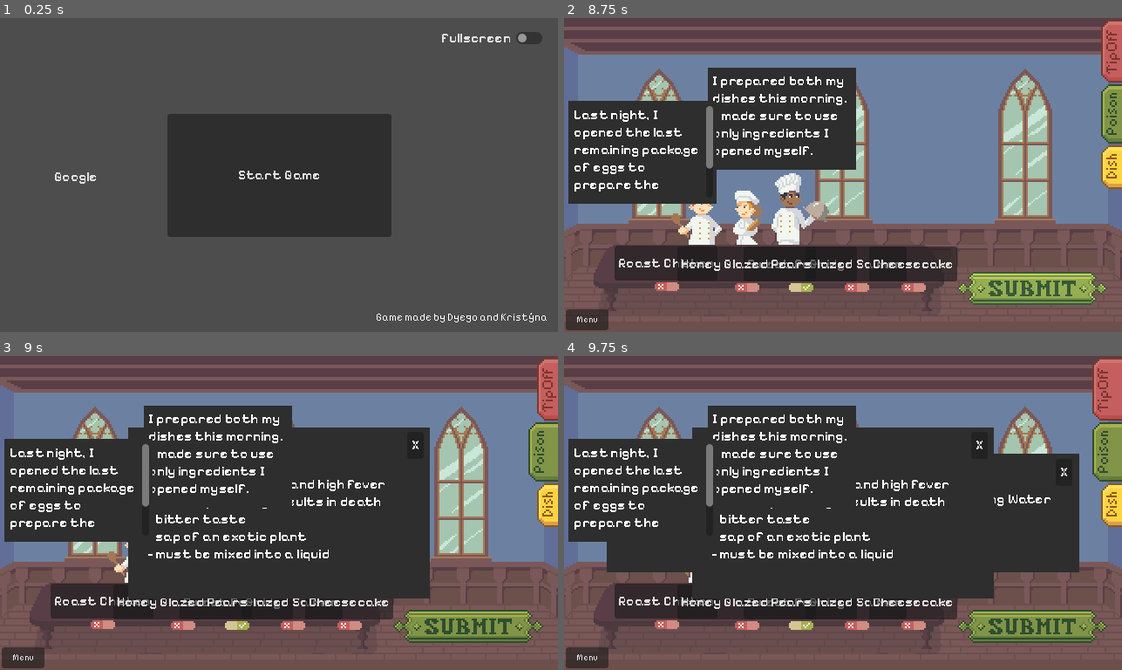
Above: before the commit, frames 1-4 (two rows, left to right).
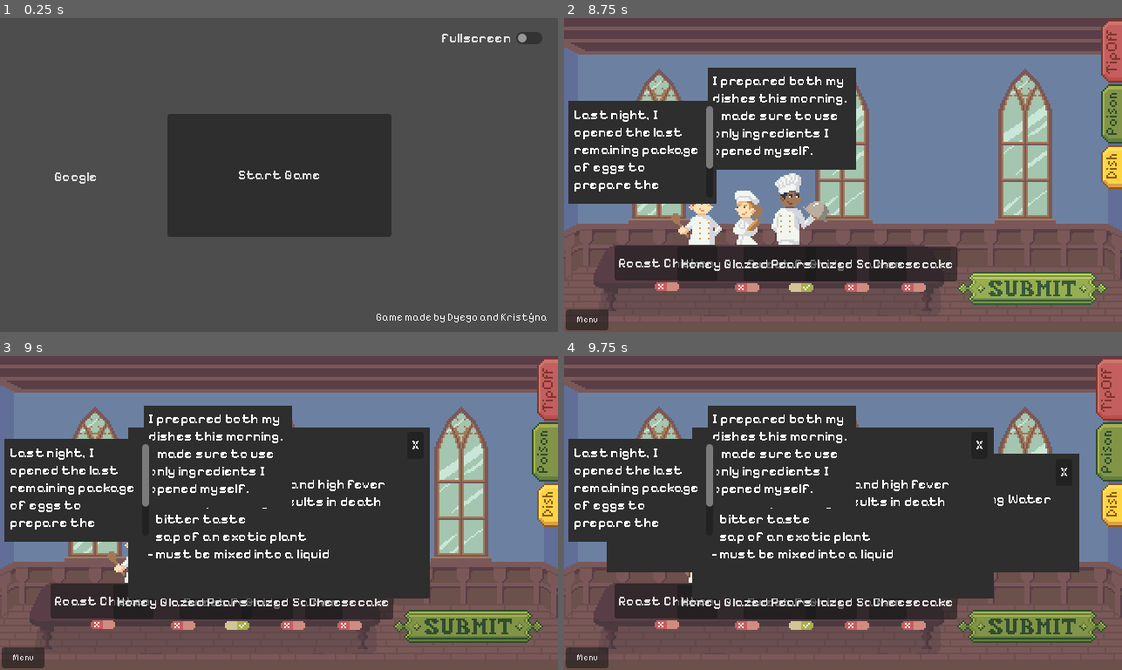
Above: after the commit, the same moments.

Repository: krstnvz/brackeys-gamejam
Game: Godot game, scene res://scenes/game/root.tscn
Two runs of this game, one before a commit and one after it. Both use one fixed random seed, a clock stepped at 60 frames per second and the inputs below.
Inputs (mouse positions are in pixels of both pictures, inside the frame that each line leads up to):
- Up to frame 1 (0.25 s): no input
- Up to frame 2 (8.75 s): click "Start Game" at 0.5 s; click "Sweet Porridge" at 1.25 s; click (798, 288) at 2.02 s; click "Glazed Salmon" at 2.75 s; click "Roast Chicken" at 3.5 s; click "Honey Glazed Pears" at 4.25 s; click "Cheesecake" at 5 s; click (798, 209) at 5.75 s; click (748, 215) at 6.5 s; click (697, 212) at 7.25 s; click (1032, 288) at 8 s
- Up to frame 3 (9 s): click (541, 453) at 8.75 s
- Up to frame 4 (9.75 s): click (1105, 390) at 9.5 s

Frames 1-2 are identical in both runs. In frame 3, 0.3% of the frame differs, in the area x 94-99%, y 21-40%; in frame 4, 0.7%, in the area x 94-99%, y 0-40%.

Commit message:
fix: tab width adjustment

Diff:
--- a/sprites/UI/tabs/dish_tab_pressed_atlas.tres
+++ b/sprites/UI/tabs/dish_tab_pressed_atlas.tres
@@ -1,7 +1,8 @@
 [gd_resource type="AtlasTexture" format=3 uid="uid://dpjbpa7hysqgm"]
 
-[ext_resource type="Texture2D" uid="uid://dgvnal4xcchrh" path="res://sprites/UI/tabs/tabs.png" id="1_4e0sa"]
+[ext_resource type="Texture2D" uid="uid://dgvnal4xcchrh" path="res://sprites/UI/tabs/tabs.png" id="1_rnmgi"]
 
 [resource]
-atlas = ExtResource("1_4e0sa")
+atlas = ExtResource("1_rnmgi")
 region = Rect2(34, 0, 17, 25)
+margin = Rect2(2, 0, 0, 0)
--- a/sprites/UI/tabs/poisons_tab_selected_atlas.tres
+++ b/sprites/UI/tabs/poisons_tab_selected_atlas.tres
@@ -1,7 +1,8 @@
 [gd_resource type="AtlasTexture" format=3 uid="uid://ckdy18ldb4la4"]
 
-[ext_resource type="Texture2D" uid="uid://dgvnal4xcchrh" path="res://sprites/UI/tabs/tabs.png" id="1_10vwb"]
+[ext_resource type="Texture2D" uid="uid://dgvnal4xcchrh" path="res://sprites/UI/tabs/tabs.png" id="1_jx8lm"]
 
 [resource]
-atlas = ExtResource("1_10vwb")
+atlas = ExtResource("1_jx8lm")
 region = Rect2(17, 0, 17, 34)
+margin = Rect2(2, 0, 0, 0)
--- a/sprites/UI/tabs/tip_off_tab_selected_atlas.tres
+++ b/sprites/UI/tabs/tip_off_tab_selected_atlas.tres
@@ -1,7 +1,8 @@
 [gd_resource type="AtlasTexture" format=3 uid="uid://cgnrx0bx648aq"]
 
-[ext_resource type="Texture2D" uid="uid://dgvnal4xcchrh" path="res://sprites/UI/tabs/tabs.png" id="1_wkjjh"]
+[ext_resource type="Texture2D" uid="uid://dgvnal4xcchrh" path="res://sprites/UI/tabs/tabs.png" id="1_a1m5i"]
 
 [resource]
-atlas = ExtResource("1_wkjjh")
+atlas = ExtResource("1_a1m5i")
 region = Rect2(0, 0, 17, 36)
+margin = Rect2(2, 0, 0, 0)
